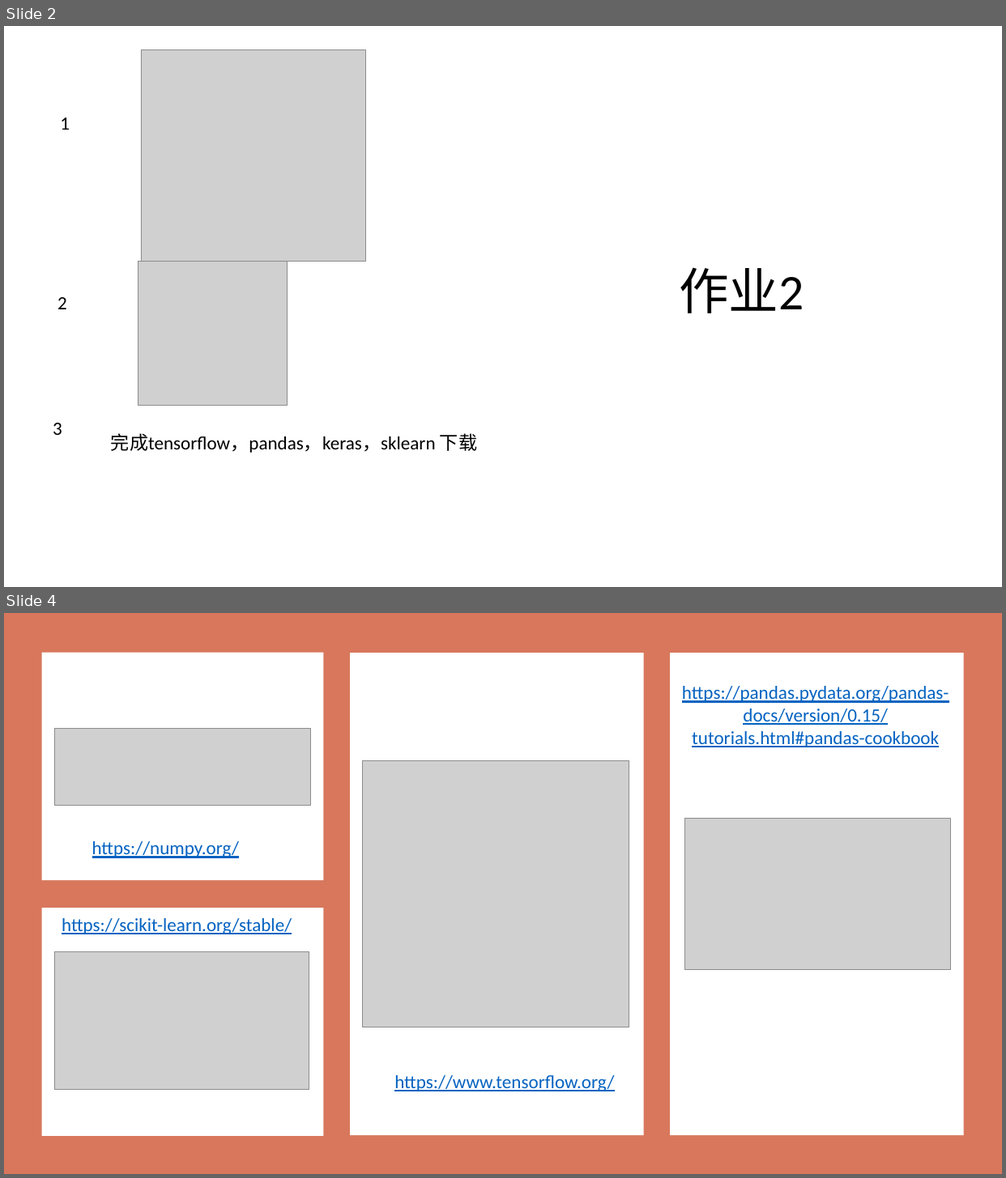
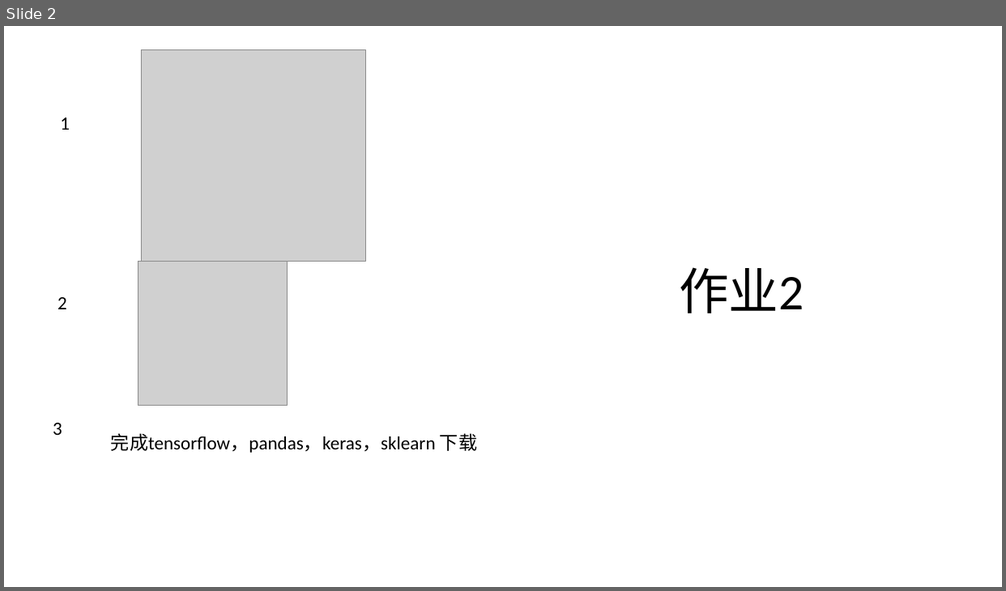
Before and after one commit to erdeq-upenn/stock, a slide deck: wk3/WK3.pptx. Shown one above the other, each under a label of ours: slides 2 and 4 before the commit, slide 2 after it; the slides between them are not shown. The pictures are 1006x1178 and 1006x591 pixels, drawn with LibreOffice and Linux fonts; fonts in the diff are those of the drawing; grey boxes stand for pictures. Boxes give left, top, right and bottom in pixels: in the first picture for what was removed or moved away, otherwise in the second. Text is boxed around its words. In the diff, an @@ line names an element or a change of style, - is before the commit and + after.

```diff
--- a/wk3/WK3.pptx
+++ b/wk3/WK3.pptx
@@ slide 4 removed at bbox=[4, 613, 1002, 1174], background #FFFFFF @@
@@ rectangle removed at bbox=[4, 613, 1002, 1174] @@
@@ rectangle removed at bbox=[41, 653, 323, 881] @@
@@ rectangle removed at bbox=[350, 653, 643, 1135] @@
@@ rectangle removed at bbox=[671, 653, 964, 1135] @@
@@ text removed at bbox=[682, 686, 949, 747] @@
-https://pandas.pydata.org/pandas-docs/version/0.15/tutorials.html#pandas-cookbook
@@ picture removed at bbox=[55, 729, 310, 806] @@
@@ picture removed at bbox=[363, 761, 629, 1028] @@
@@ picture removed at bbox=[684, 818, 951, 970] @@
@@ text removed at bbox=[92, 841, 240, 858] @@
-https://numpy.org/
@@ rectangle removed at bbox=[41, 908, 323, 1136] @@
@@ text removed at bbox=[62, 918, 292, 935] @@
-https://scikit-learn.org/stable/
@@ picture removed at bbox=[55, 952, 309, 1090] @@
@@ text removed at bbox=[394, 1076, 614, 1092] @@
-https://www.tensorflow.org/
```
Also in this commit, not shown: 3 slides added, 5 other slides removed, 16 other files.
